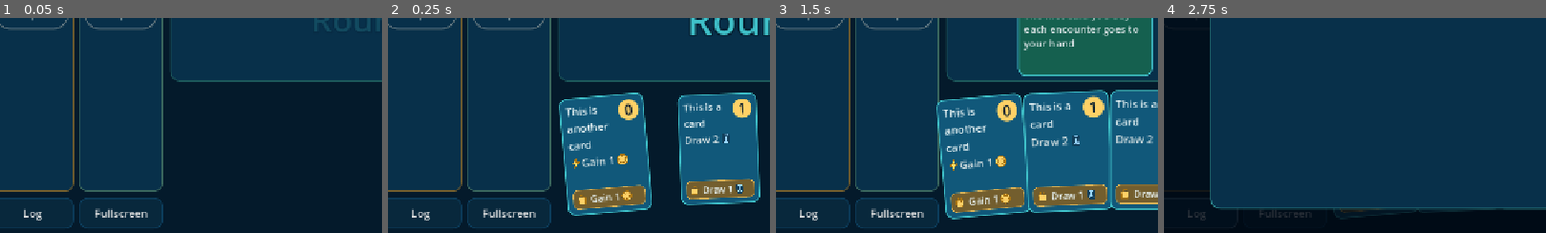
Above: before the commit, frames 1-4 (left to right).
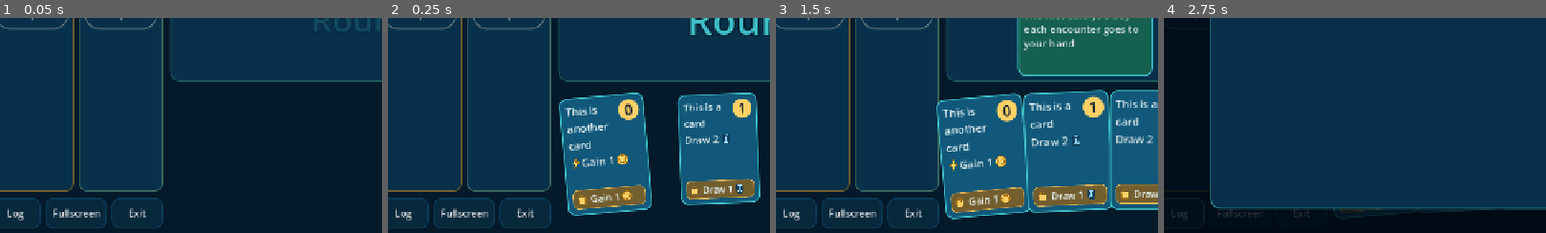
Above: after the commit, the same moments.

Repository: nimrodgo/untitled-game
Game: Godot game, scene res://scenes/main.tscn
Two runs of this game, one before a commit and one after it. Both use one fixed random seed, a clock stepped at 60 frames per second and the inputs below.
Inputs:
- Up to frame 1 (0.05 s): no input
- Up to frame 2 (0.25 s): no input
- Up to frame 3 (1.5 s): click "Log" at 0.5 s; click "Pass" at 1.25 s
- Up to frame 4 (2.75 s): click "Log" at 2 s
The pictures show only the part of the screen within x 2-52%, y 50-100%; the shares and areas given below are measured in that part.

The runs differ from the first frame. In frame 1, 1.2% of the frame differs, in the area x 2-39%, y 83-98%; in frame 2, 1.2%; in frame 3, 1.2%; in frame 4, 0.3%.

Commit message:
Hover highlight on cards, start in fullscreen, Exit button
- Hovering a card or market tile highlights it; hand cards lift out of the fan
- Game starts fullscreen (Fullscreen button still toggles)
- Exit button with a confirm (hidden in the web build, where tabs can't be closed)

Co-Authored-By: Claude Opus 5.5 <noreply@anthropic.com>
Claude-Session: https://claude.ai/code/session_01TBZeBavP1t1KXm3GvPKJ3w

Diff:
--- a/project.godot
+++ b/project.godot
@@ -28,6 +28,7 @@
 
 window/size/viewport_width=1280
 window/size/viewport_height=720
+window/size/mode=3
 window/stretch/mode="canvas_items"
 window/stretch/aspect="expand"
 window/handheld/orientation=0
--- a/scripts/ui/card_view.gd
+++ b/scripts/ui/card_view.gd
@@ -4,6 +4,8 @@
 ## Emits `tapped` on a short press-release (not after a drag/scroll).
 
 signal tapped
+## Pointer entered/left the tile (desktop hover; ignored while a button is held).
+signal hover_changed(is_hovered: bool)
 
 const SMALL := Vector2(124, 184)
 const HAND := Vector2(144, 200)
@@ -15,6 +17,11 @@
 var highlighted := false
 ## Read-only tiles stay fully opaque even when not interactive.
 var dim_when_disabled := true
+## Hover feedback. `hover_grow` = the tile scales up itself (the hand does
+## its own "lift" instead, so it turns this off).
+var hoverable := true
+var hover_grow := true
+var hovered := false
 ## Whatever the owner wants to attach (CardInstance, slot index, ...).
 var payload: Variant
 
@@ -82,6 +89,9 @@
 		vb.add_child(_buy_strip(buy_text, k))
 
 	v._restyle()
+	v.mouse_entered.connect(v._on_hover.bind(true))
+	v.mouse_exited.connect(v._on_hover.bind(false))
+	v.resized.connect(func(): v.pivot_offset = v.size * 0.5 if v.hover_grow else v.pivot_offset)
 	return v
 
 
@@ -129,15 +139,35 @@
 	_restyle()
 
 
+func _on_hover(on: bool) -> void:
+	if on and (not hoverable or Input.is_mouse_button_pressed(MOUSE_BUTTON_LEFT)):
+		return
+	if on == hovered:
+		return
+	hovered = on
+	_restyle()
+	if hover_grow:
+		pivot_offset = size * 0.5
+		var tw := create_tween().set_trans(Tween.TRANS_CUBIC).set_ease(Tween.EASE_OUT)
+		tw.tween_property(self, "scale", Vector2(1.06, 1.06) if on else Vector2.ONE, 0.12)
+		z_index = 5 if on else 0
+	hover_changed.emit(on)
+
+
 func _restyle() -> void:
 	var border := _accent.darkened(0.4)
 	var bw := 2
+	var bg := _bg
 	if highlighted:
 		border = Palette.GOLD
 		bw = 4
+	elif hovered:
+		border = Palette.FOAM if enabled else _accent
+		bw = 3
+		bg = _bg.lightened(0.08)
 	elif enabled:
 		border = _accent
-	add_theme_stylebox_override("panel", Palette.box(_bg, border, 12, bw, 10))
+	add_theme_stylebox_override("panel", Palette.box(bg, border, 12, bw, 10))
 	modulate = Color(1, 1, 1, 1) if enabled or highlighted or not dim_when_disabled else Color(0.75, 0.75, 0.8, 0.6)
 
 
--- a/scripts/ui/encounter_screen.gd
+++ b/scripts/ui/encounter_screen.gd
@@ -137,6 +137,8 @@
 ## Adds `view` to the effects layer centred on `center_global`.
 func _add_fx(view: Control, center_global: Vector2) -> void:
 	view.mouse_filter = Control.MOUSE_FILTER_IGNORE
+	if view is CardView:
+		(view as CardView).hoverable = false
 	_fx_layer.add_child(view)
 	view.size = view.custom_minimum_size
 	view.global_position = center_global - view.size * 0.5
@@ -633,6 +635,7 @@
 	center.add_child(hb)
 	if content is CardView:
 		(content as CardView).dim_when_disabled = false
+		(content as CardView).hoverable = false
 	content.size_flags_vertical = Control.SIZE_SHRINK_CENTER
 	hb.add_child(content)
 	var vb := VBoxContainer.new()
@@ -833,11 +836,15 @@
 	var left_bottom := HBoxContainer.new()
 	left_bottom.add_theme_constant_override("separation", 8)
 	left.add_child(left_bottom)
-	for pair in [["Log", _show_log], ["Fullscreen", _toggle_fullscreen]]:
+	var buttons := [["Log", _show_log], ["Fullscreen", _toggle_fullscreen]]
+	if not OS.has_feature("web"):   # browsers can't close the tab from the game
+		buttons.append(["Exit", _confirm_exit])
+	for pair in buttons:
 		var b := _big_button(pair[0], Palette.PANEL)
 		b.custom_minimum_size = Vector2(0, 52)
 		b.size_flags_horizontal = Control.SIZE_EXPAND_FILL
-		b.add_theme_font_size_override("font_size", 18)
+		b.custom_minimum_size.x = 0
+		b.add_theme_font_size_override("font_size", 16)
 		b.pressed.connect(pair[1])
 		left_bottom.add_child(b)
 
@@ -941,6 +948,11 @@
 	return Vector2(h.get_center().x, h.position.y - 110.0)
 
 
+func _confirm_exit() -> void:
+	var l := CardView._label("Quit Card Sharks?", 34, Palette.FOAM)
+	_show_popup(l, "", [{"label": "Quit", "enabled": true, "cb": func(): get_tree().quit()}])
+
+
 func _check_orientation() -> void:
 	var s := get_viewport_rect().size
 	_rotate_overlay.visible = s.y > s.x
--- a/scripts/ui/hand_view.gd
+++ b/scripts/ui/hand_view.gd
@@ -45,6 +45,8 @@
 		add_child(v)
 		v.gui_input.connect(_on_view_input.bind(v))
 		v.tapped.connect(func(): card_tapped.emit(v.payload))
+		v.hover_grow = false
+		v.hover_changed.connect(_on_view_hover.bind(v))
 		var uid: int = v.payload.uid if v.payload is CardInstance else -1
 		uids[uid] = true
 		if not _known_uids.has(uid) and spawn_point != Vector2.INF:
@@ -84,6 +86,7 @@
 		v.size = CardView.HAND
 		v.pivot_offset = Vector2(w * 0.5, h)
 		v.z_index = i
+		v.set_meta("home", [target_pos, target_rot, i])
 		if fresh.has(v):
 			# Deal in from the deck.
 			v.set_meta("flying", true)
@@ -106,6 +109,24 @@
 			v.position = target_pos
 			v.rotation = target_rot
 			v.scale = Vector2.ONE
+
+
+## Desktop hover: lift the card out of the fan so it's easy to read.
+func _on_view_hover(on: bool, v: CardView) -> void:
+	if _dragging or v.has_meta("flying") or not v.has_meta("home"):
+		return
+	var home: Array = v.get_meta("home")
+	var tw := v.create_tween().set_parallel().set_trans(Tween.TRANS_CUBIC).set_ease(Tween.EASE_OUT)
+	if on:
+		v.z_index = 50
+		tw.tween_property(v, "position", home[0] + Vector2(0, -34), 0.12)
+		tw.tween_property(v, "rotation", 0.0, 0.12)
+		tw.tween_property(v, "scale", Vector2(1.1, 1.1), 0.12)
+	else:
+		v.z_index = home[2]
+		tw.tween_property(v, "position", home[0], 0.12)
+		tw.tween_property(v, "rotation", home[1], 0.12)
+		tw.tween_property(v, "scale", Vector2.ONE, 0.12)
 
 
 func _on_view_input(event: InputEvent, v: CardView) -> void:
